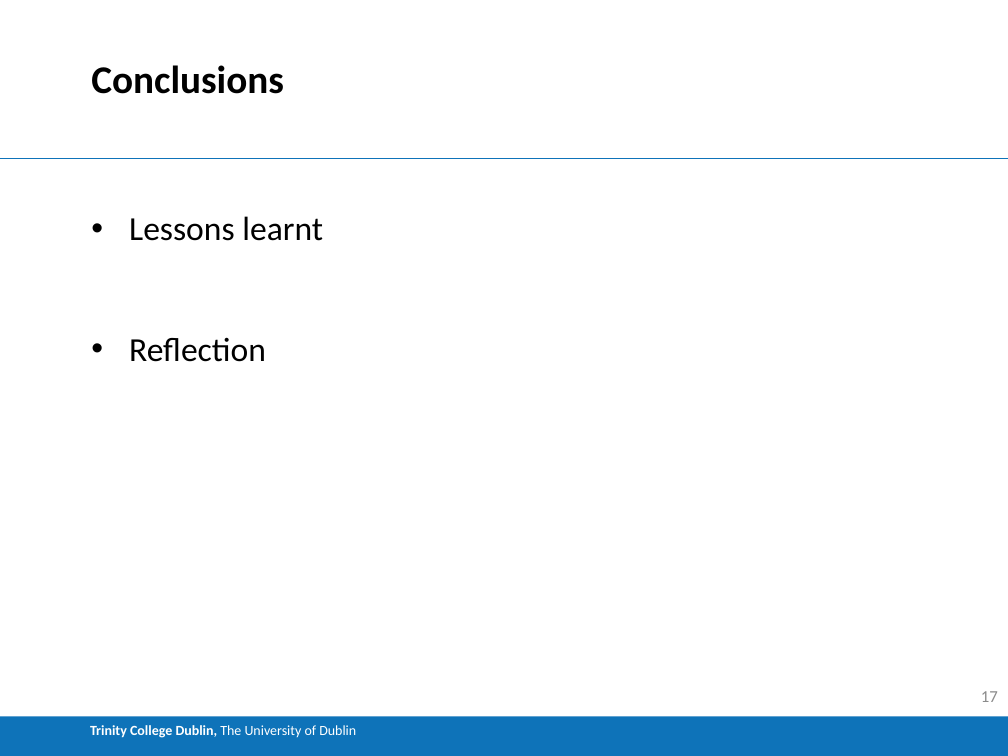
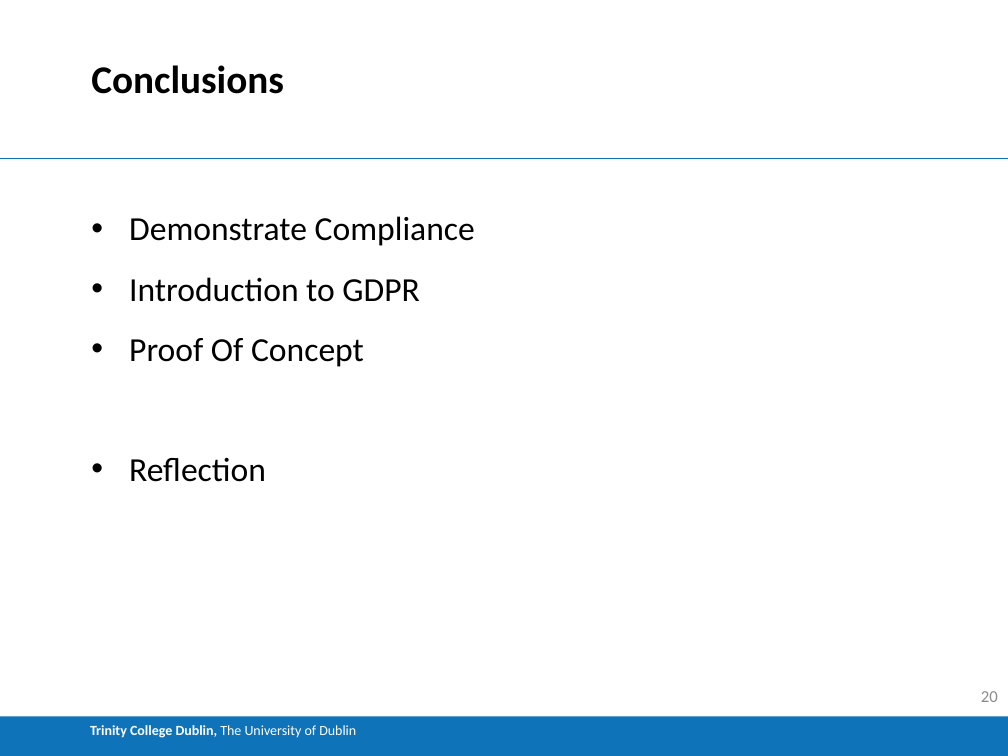
Before and after one commit to Buckley258/FYP, a slide deck: slide 20 of FYP_Demo.pptx (slide 17 before the commit). Drawn at 1008x756 pixels with LibreOffice and Linux fonts; fonts in the diff are those of the drawing. Boxes give left, top, right and bottom in pixels: in the first picture for what was removed or moved away, otherwise in the second. Text is boxed around its words. In the diff, an @@ line names an element or a change of style, - is before the commit and + after.

```diff
--- a/FYP_Demo.pptx
+++ b/FYP_Demo.pptx
@@ text at bbox=[129, 216, 475, 367]: text changed @@
-• Lessons learnt
+• Demonstrate Compliance
+• Introduction to GDPR
+• Proof Of Concept
@@ page number at bbox=[981, 691, 998, 702]: text changed @@
-17
+20
```
Also in this commit, not shown: 4 other slides changed, 6 slides added, 6 slides removed, 10 other files.
